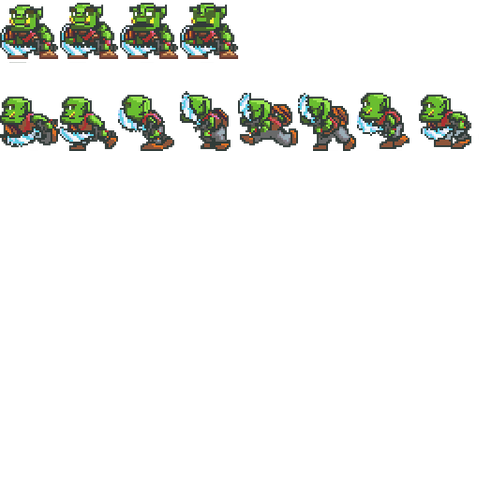
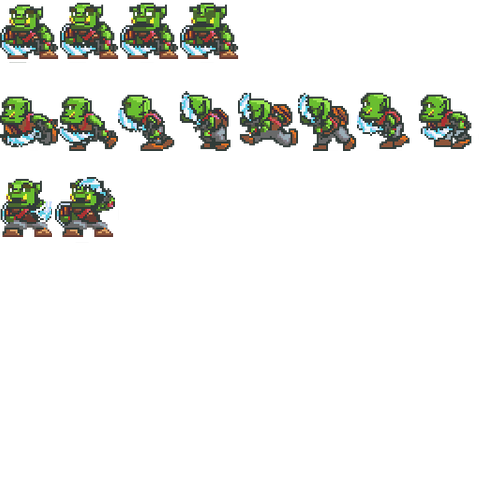
Before/after of a (500, 500) layered artwork. What changed in the layer stack:
renamed "Layer 3" to "Layer 2", painted on it over (55, 177, 119, 243)
renamed "Layer 2" to "Layer 1", painted on it over (0, 177, 119, 237)
